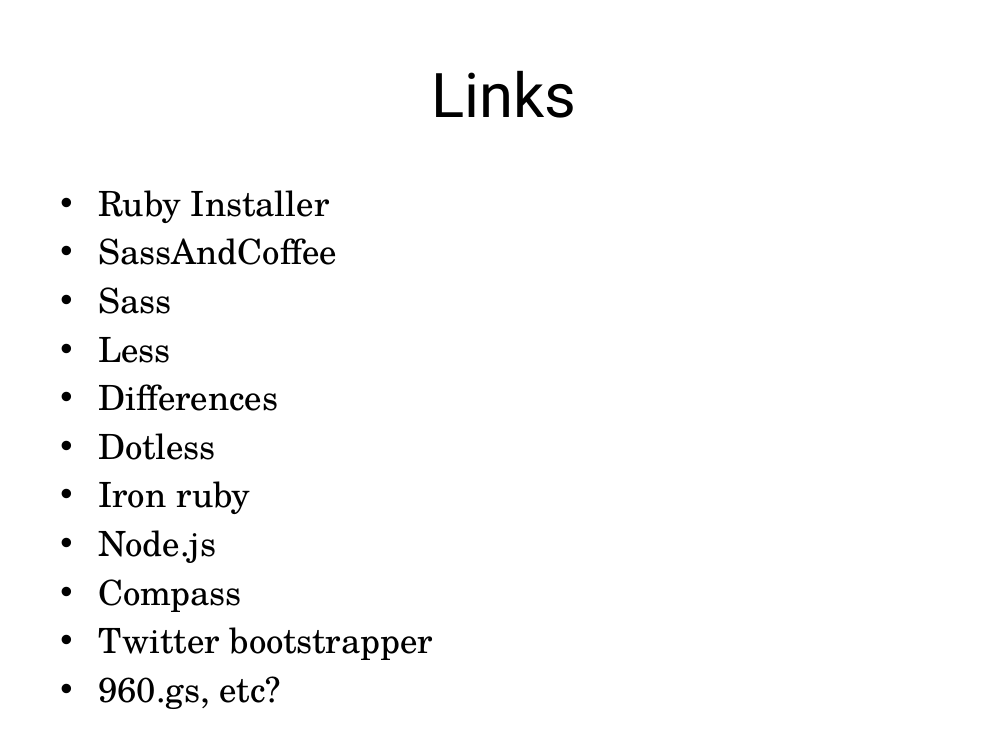
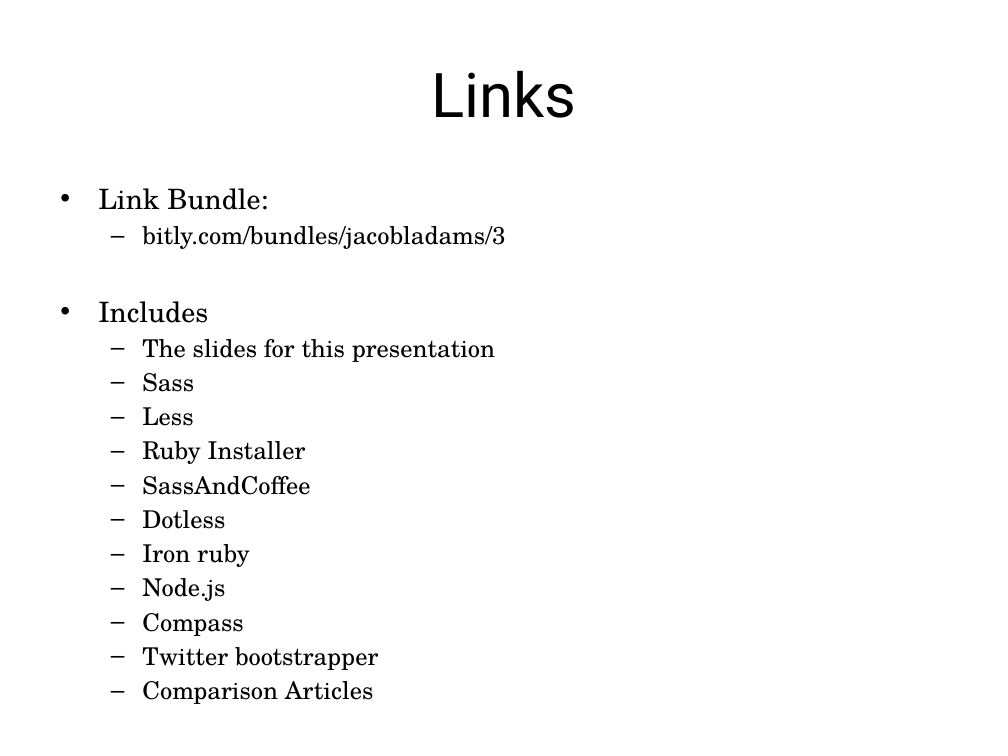
Before and after one commit to jacobladams/presentations, a slide deck: slide 55 of less-and-sass/Write LESS CSS and make it SASSier.pptx (slide 46 before the commit). Drawn at 1008x756 pixels with LibreOffice and Linux fonts; fonts in the diff are those of the drawing. Boxes give left, top, right and bottom in pixels: in the first picture for what was removed or moved away, otherwise in the second. Text is boxed around its words. In the diff, an @@ line names an element or a change of style, - is before the commit and + after.

Commit message:
Added more slide content to SASS and LESS presentation.  This is the version that was given interally.

```diff
--- a/less-and-sass/Write LESS CSS and make it SASSier.pptx
+++ b/less-and-sass/Write LESS CSS and make it SASSier.pptx
@@ text at box(98, 188, 505, 426): paragraphs added @@
+• Link Bundle:
+  – bitly.com/bundles/jacobladams/3
+• Includes
+  – The slides for this presentation
+  – Sass
+  – Less
@@ text at box(98, 287, 278, 411): paragraphs removed @@
-• Sass
-• Less
-• Differences
@@ text at box(142, 441, 378, 670): size 24.8 to 17.5 pt in "Ruby Installer", "SassAndCoffee", "Dotless", "Iron ruby" and 3 more places; bullet • to –; list level 1 to 2 in "Ruby Installer"; list level 1 to 2 in "SassAndCoffee"; list level 1 to 2 in "Dotless"; list level 1 to 2 in "Iron ruby"; list level 1 to 2 in "Node.js"; list level 1 to 2 in "Compass"; list level 1 to 2 in "Twitter bootstrapper" @@
@@ text at box(98, 676, 281, 709): text changed; size 24.8 to 17.5 pt @@
-• 960.gs, etc?
+  – Comparison Articles
```
Also in this commit, not shown: 12 other slides changed, 13 slides added, 4 slides removed.
